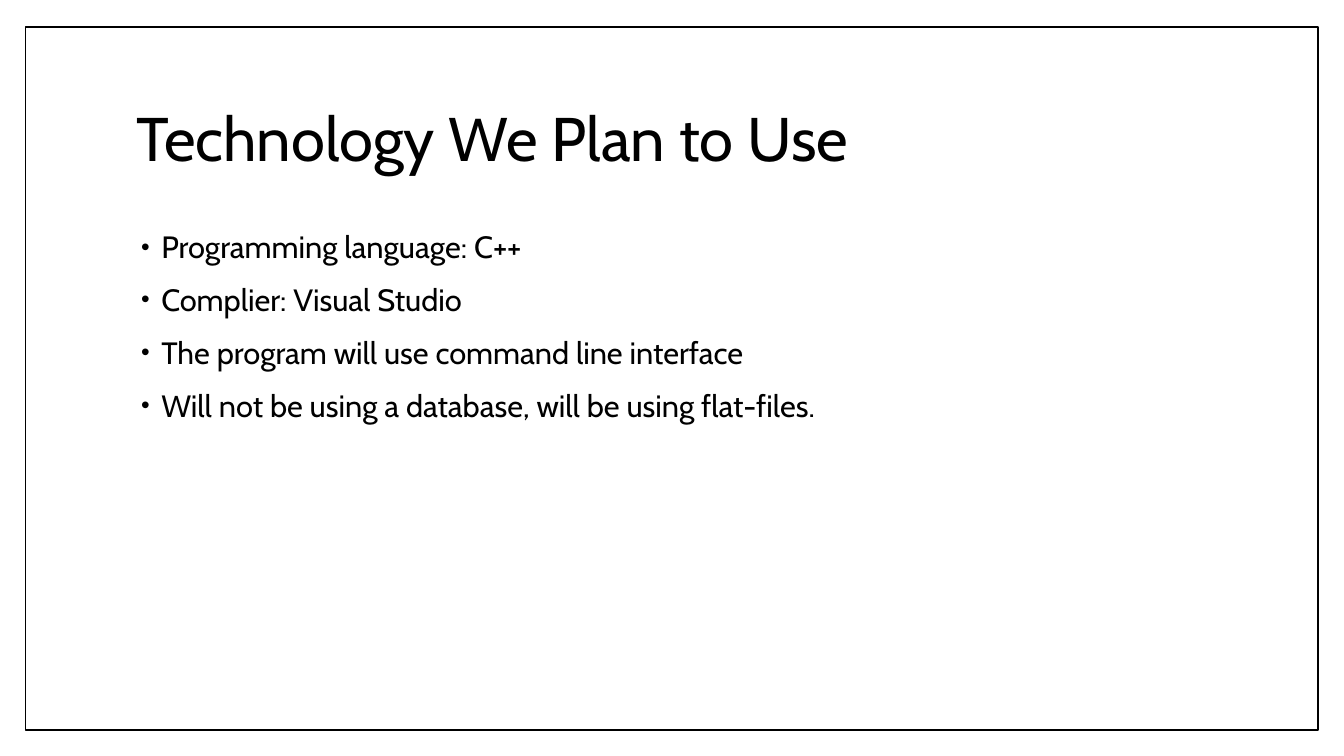
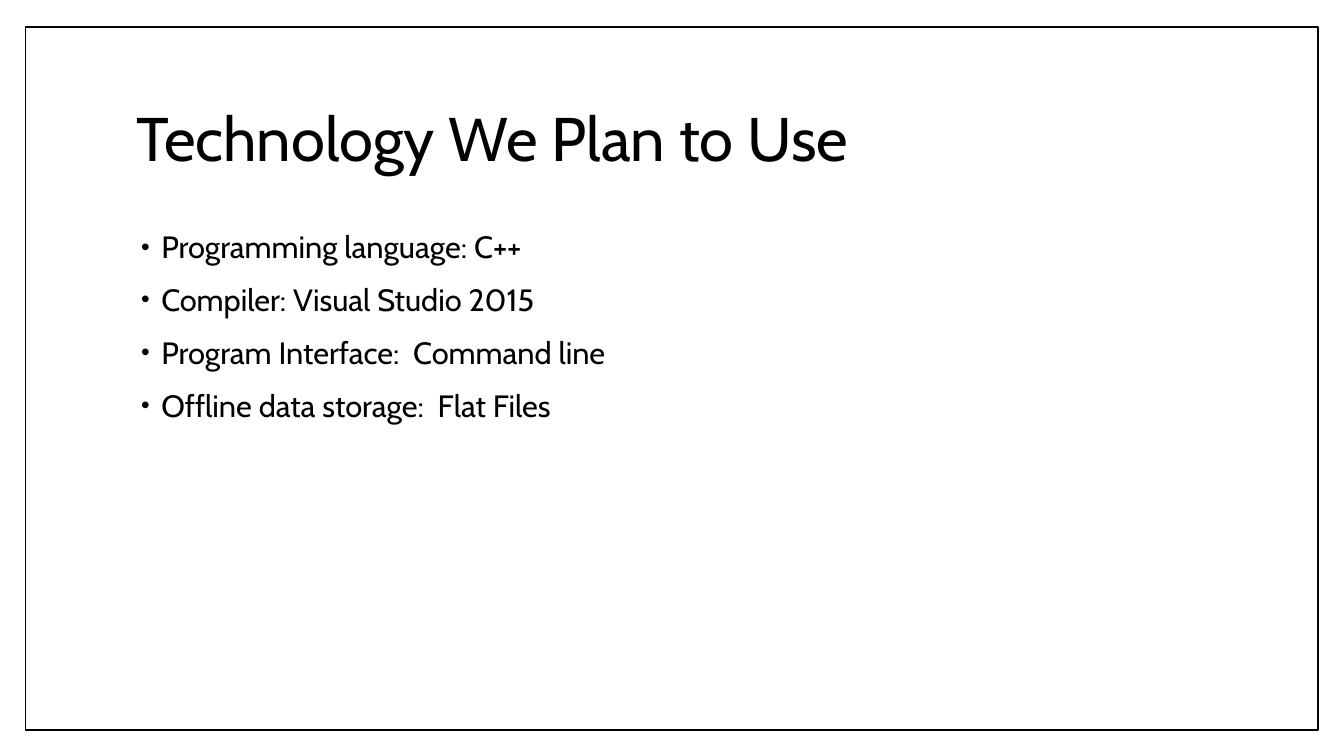
Before and after one commit to umdfeynman/umdfeynman, a slide deck: slide 8 of Work_In_Progress/CS/SPMP_Presentation_Erik_Modified.pptx. Drawn at 1344x756 pixels with LibreOffice and Linux fonts; fonts in the diff are those of the drawing. Boxes give left, top, right and bottom in pixels: in the first picture for what was removed or moved away, otherwise in the second. Text is boxed around its words. In the diff, an @@ line names an element or a change of style, - is before the commit and + after.

```diff
--- a/Work_In_Progress/CS/SPMP_Presentation_Erik_Modified.pptx
+++ b/Work_In_Progress/CS/SPMP_Presentation_Erik_Modified.pptx
@@ text at bbox=[161, 288, 606, 423]: text changed @@
-• Complier: Visual Studio
-• The program will use command line interface
-• Will not be using a database, will be using flat-files.
+• Compiler: Visual Studio 2015
+• Program Interface: Command line
+• Offline data storage: Flat Files
```
Also in this commit, not shown: 17 other slides changed.
